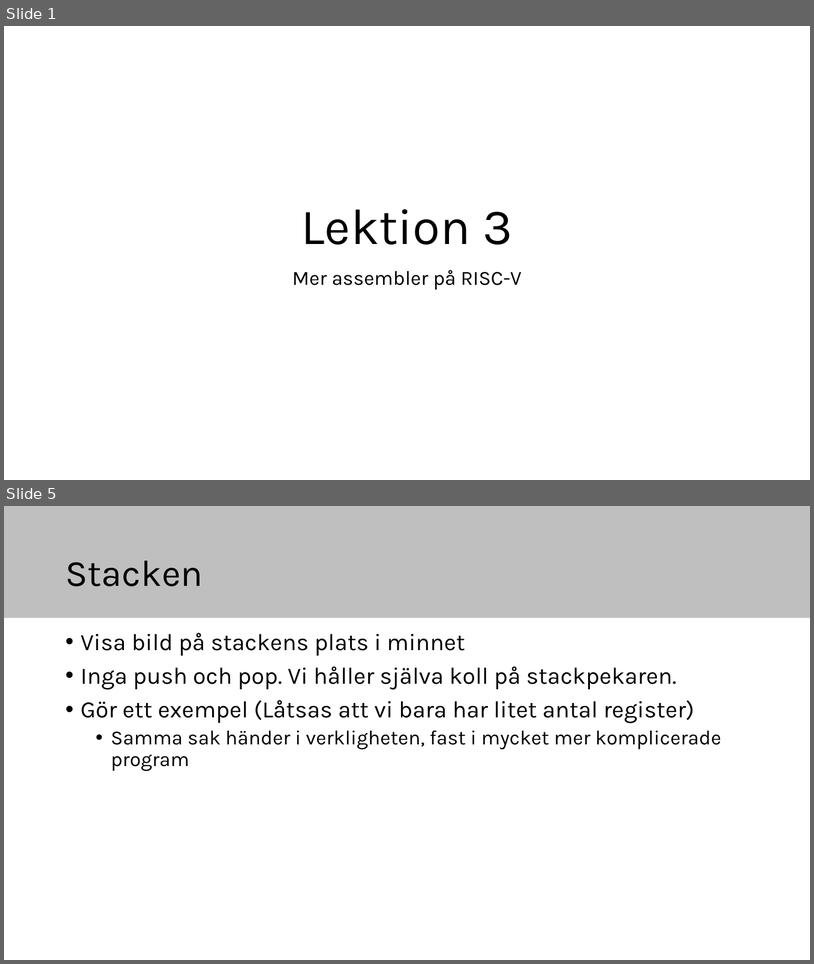
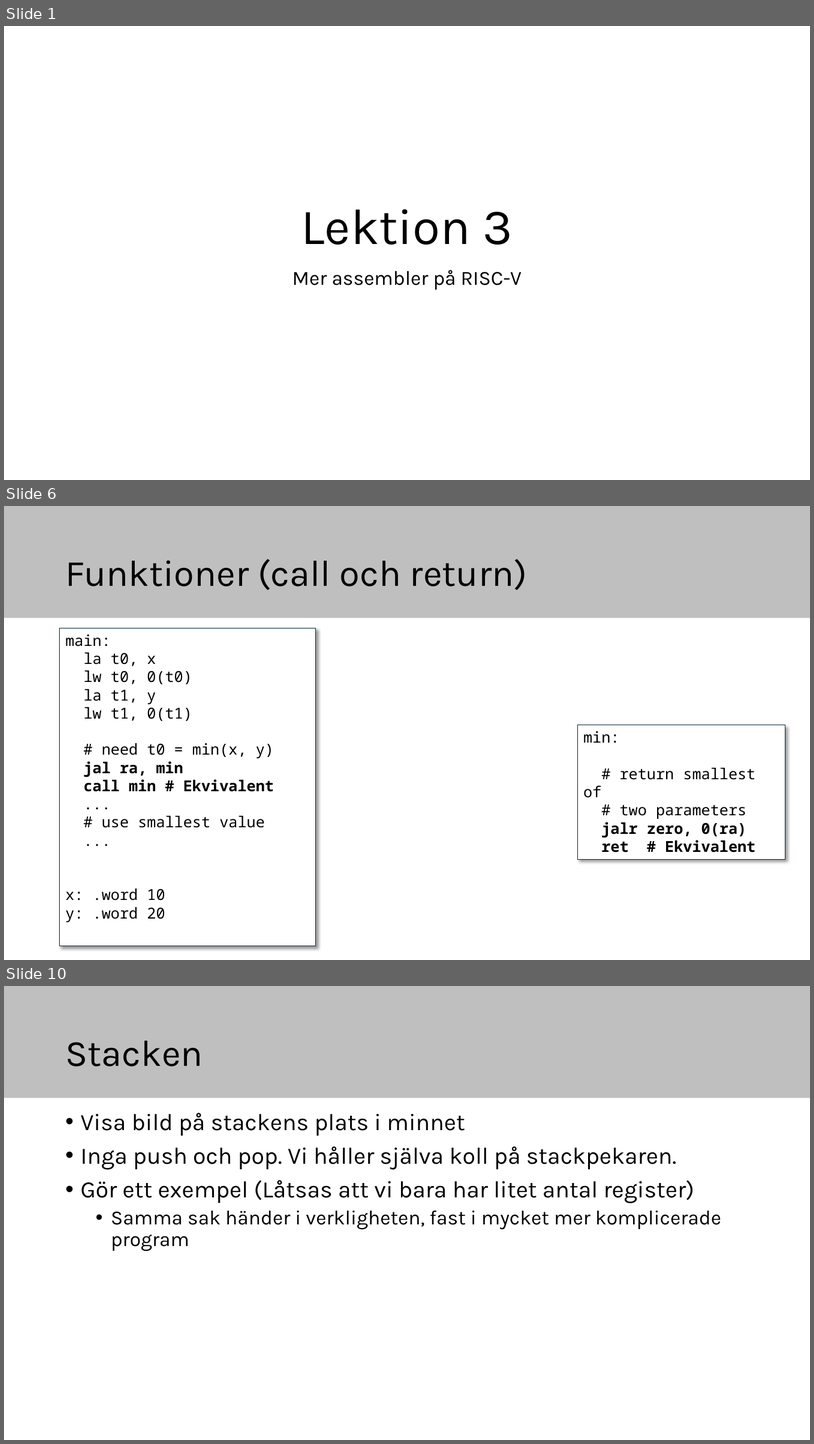
Before and after one commit to elias-at-chalmers/mop-lecture_notes-mirror, a slide deck: slides/lecture03-assembly2.pptx. Shown one above the other, each under a label of ours: slides 1 and 5 before the commit, slides 1, 6 and 10 after it; the slides between them are not shown. The pictures are 814x964 and 814x1444 pixels, drawn with LibreOffice and Linux fonts; fonts in the diff are those of the drawing. Boxes give left, top, right and bottom in pixels: in the first picture for what was removed or moved away, otherwise in the second. Text is boxed around its words. In the diff, an @@ line names an element or a change of style, - is before the commit and + after.

```diff
--- a/slides/lecture03-assembly2.pptx
+++ b/slides/lecture03-assembly2.pptx
@@ slide 6 added at (4, 506, 810, 960), background #FFFFFF; not listed: 1 template element that a slide beside it also shows @@
@@ title added at (65, 559, 527, 590), 44 pt, text #000000 @@
+Funktioner (call och return)
@@ rectangle added at (60, 628, 316, 946), fill #FFFFFF, outline #092A39 0.75 pt, 18 pt, text #000000 @@
+main:
+la t0, x
+lw t0, 0(t0)
+la t1, y
+lw t1, 0(t1)
+# need t0 = min(x, y)
+jal ra, min
+call min # Ekvivalent
+...
+# use smallest value
+...
+x: .word 10
+y: .word 20
@@ rectangle added at (578, 725, 786, 859), fill #FFFFFF, outline #092A39 0.75 pt, 18 pt, text #000000 @@
+min:
+# return smallest of
+# two parameters
+jalr zero, 0(ra)
+ret # Ekvivalent
@@ what was slide 5 is now slide 10 @@
```
Also in this commit, not shown: 7 other slides added, 3 slides removed.
